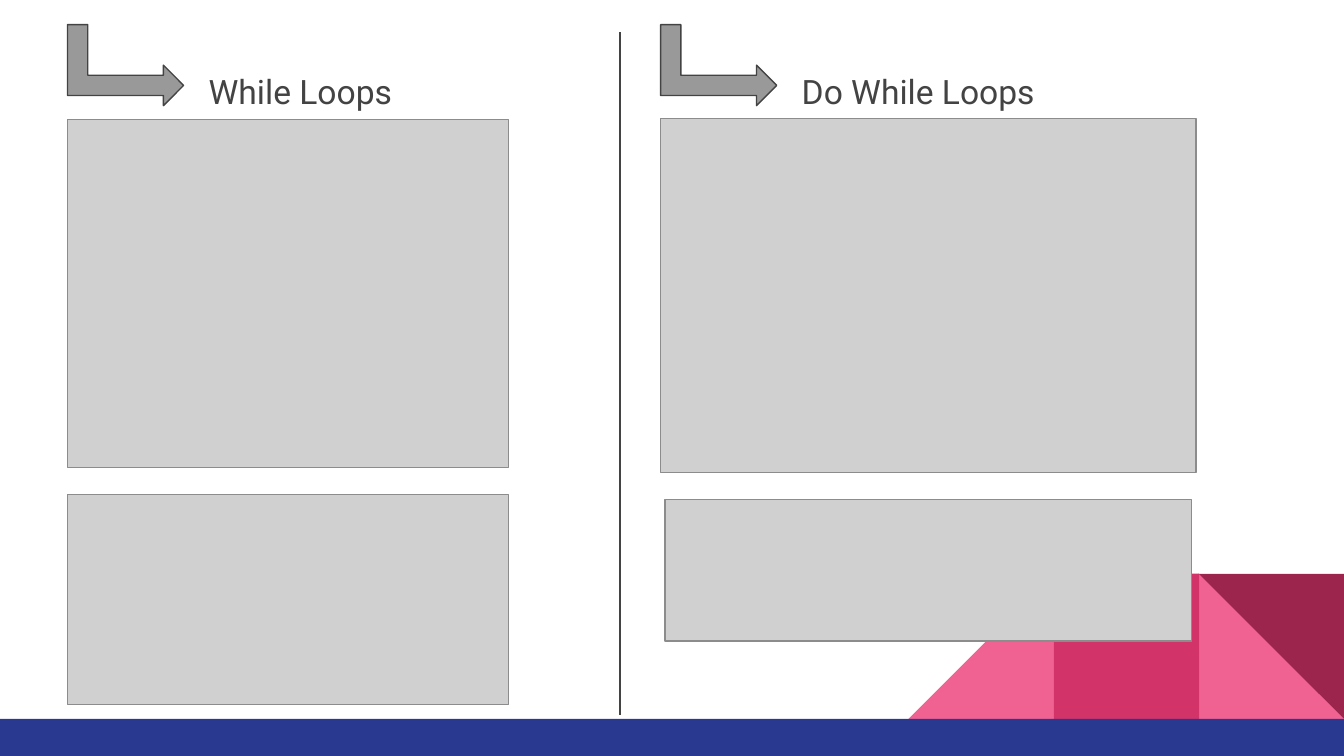
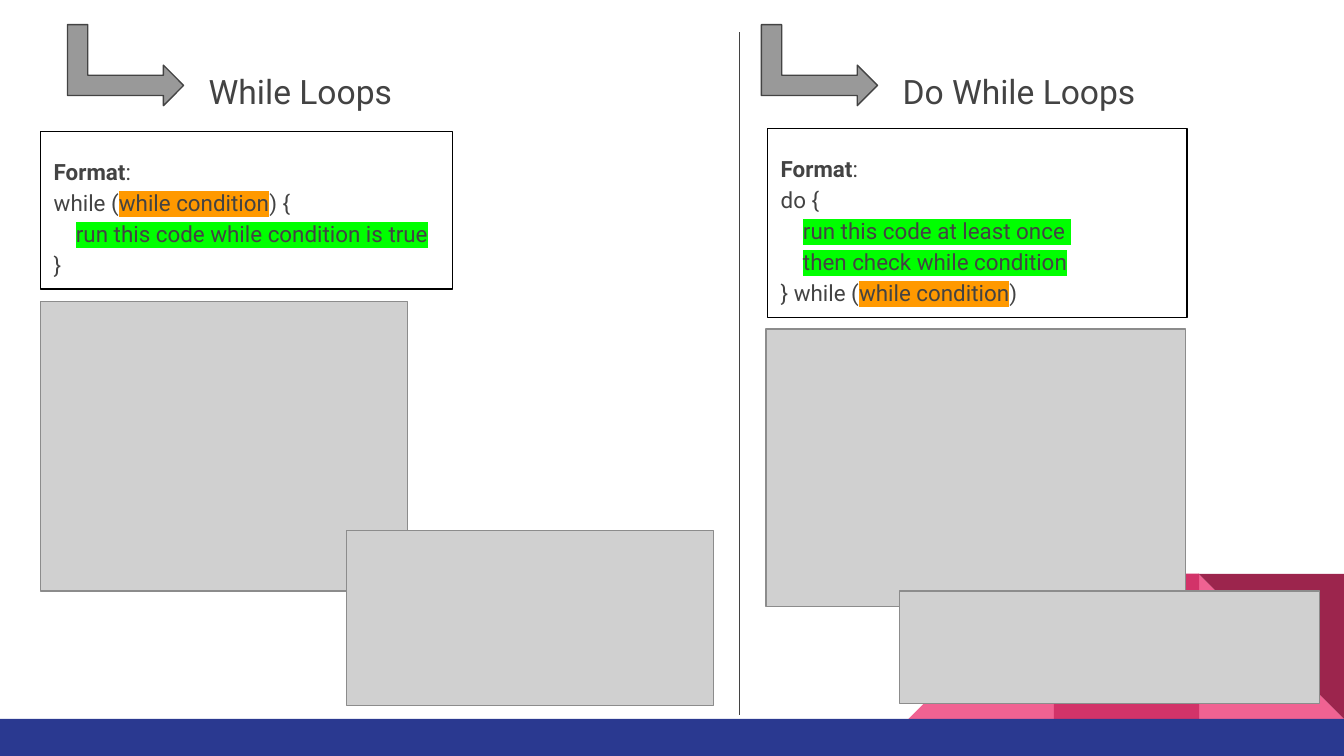
Before and after one commit to ferryyuwono/android-beginner, a slide deck: slide 36 of Beginner Level for Android Development using Kotlin - Module 1.pptx. Drawn at 1344x756 pixels with LibreOffice and Linux fonts; fonts in the diff are those of the drawing; grey boxes stand for pictures. Boxes give left, top, right and bottom in pixels: in the first picture for what was removed or moved away, otherwise in the second. Text is boxed around its words. In the diff, an @@ line names an element or a change of style, - is before the commit and + after.

```diff
--- a/Beginner Level for Android Development using Kotlin - Module 1.pptx
+++ b/Beginner Level for Android Development using Kotlin - Module 1.pptx
@@ bent up arrow: place and size @@
-bent up arrow at (661, 24, 777, 105)
+bent up arrow at (762, 24, 878, 105)
@@ line moved from (620, 32) - (620, 715) to (739, 32) - (739, 715) @@
@@ text "Do While Loops": place and size @@
-text "Do While Loops" at (802, 79, 1035, 111)
+text "Do While Loops" at (903, 79, 1136, 111)
@@ rectangle added at (40, 132, 453, 289), outline #000000 0.75 pt, 12 pt, text #434343 @@
+Format:
+while (while condition) {
+run this code while condition is true
+}
@@ rectangle added at (767, 129, 1187, 317), outline #000000 0.75 pt, 12 pt, text #434343 @@
+Format:
+do {
+run this code at least once
+then check while condition
+} while (while condition)
@@ picture: place and size @@
-picture at (67, 120, 508, 468)
+picture at (40, 301, 407, 591)
@@ picture: place and size @@
-picture at (661, 118, 1196, 472)
+picture at (766, 329, 1185, 607)
@@ picture: place and size @@
-picture at (67, 495, 508, 704)
+picture at (347, 531, 714, 706)
@@ picture: place and size @@
-picture at (665, 500, 1192, 641)
+picture at (899, 591, 1318, 704)
```
Also in this commit, not shown: 10 other slides changed, 7 slides added, 7 slides removed.
